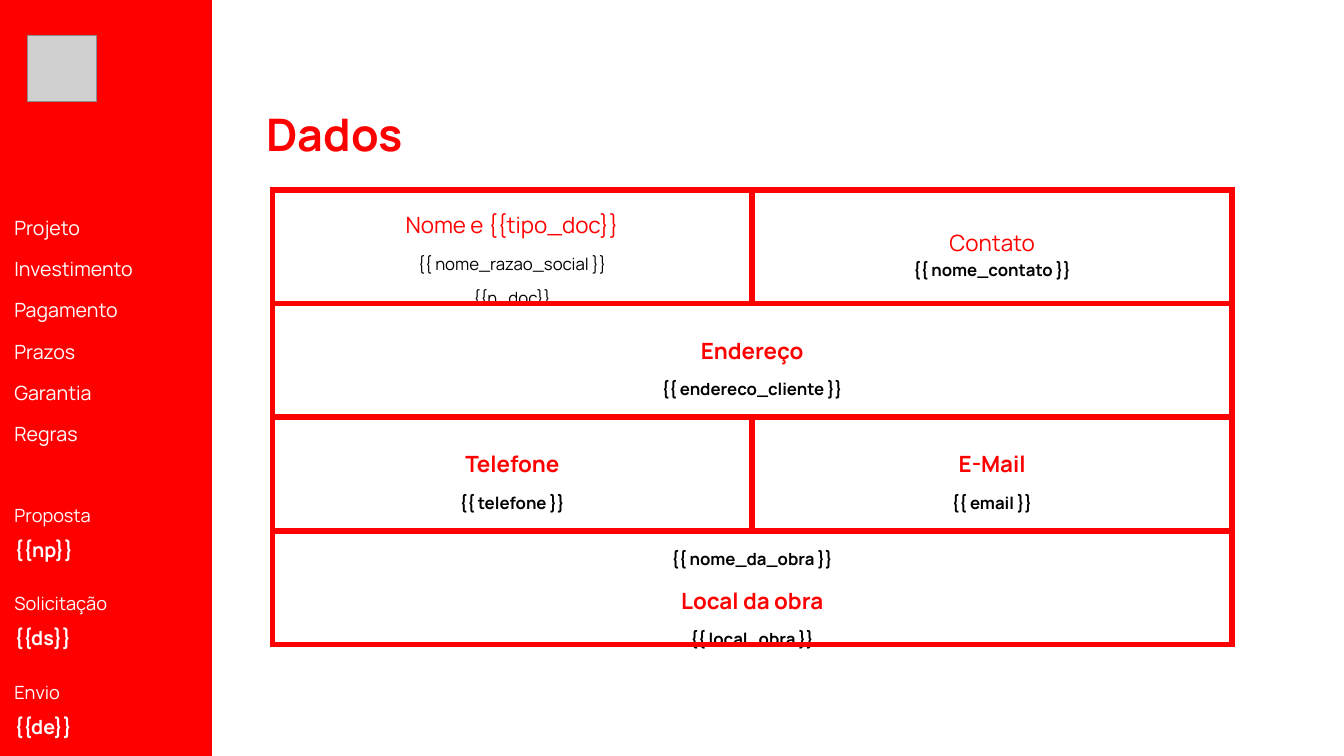
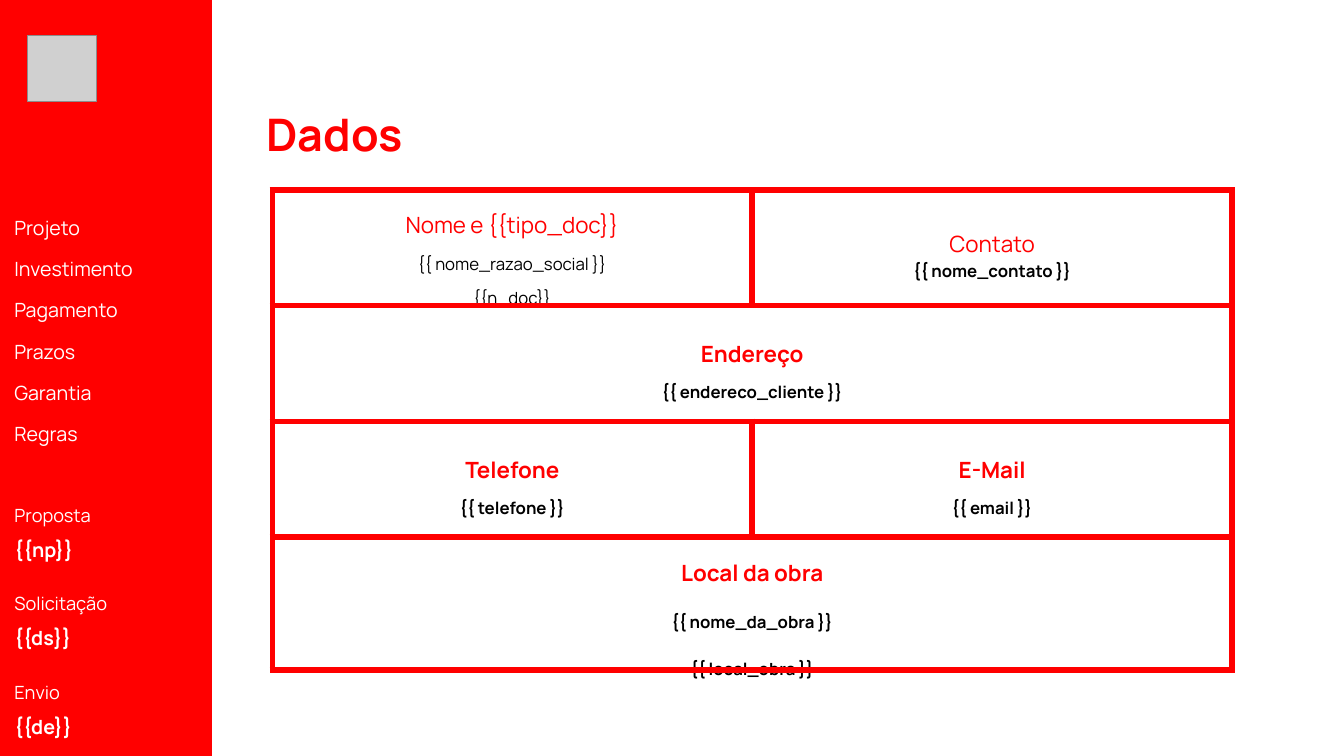
Before and after one commit to LeoDosPisos/Playpiso-Intranet, a slide deck: slide 1 of Backend/services/pptx-generator-service/slides/global/dados_cliente.pptx. Drawn at 1344x756 pixels with LibreOffice and Linux fonts; fonts in the diff are those of the drawing; grey boxes stand for pictures. Boxes give left, top, right and bottom in pixels: in the first picture for what was removed or moved away, otherwise in the second. Text is boxed around its words. In the diff, an @@ line names an element or a change of style, - is before the commit and + after.

```diff
--- a/Backend/services/pptx-generator-service/slides/global/dados_cliente.pptx
+++ b/Backend/services/pptx-generator-service/slides/global/dados_cliente.pptx
@@ table at box(272, 190, 1232, 681) @@
-row 4, column 1: {{ nome_da_obra }} / Local da obra / {{ local_obra }}
+row 4, column 1: Local da obra / {{ nome_da_obra }} / {{ local_obra }}
```
Also in this commit, not shown: 2 other files.
